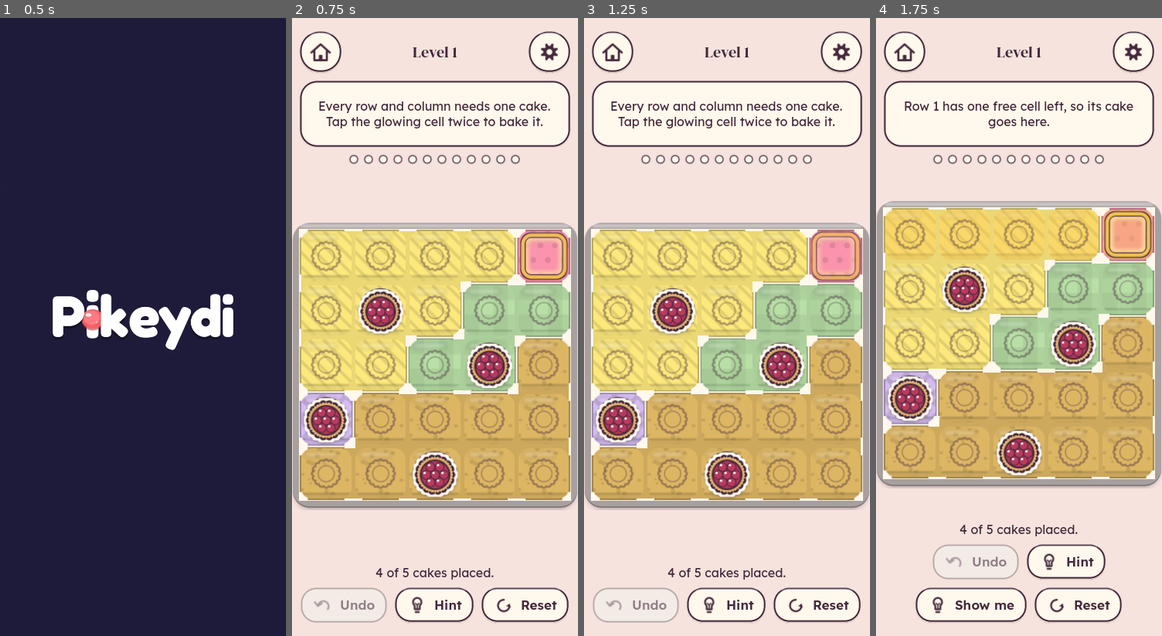
Above: before the commit, frames 1-4 (left to right).
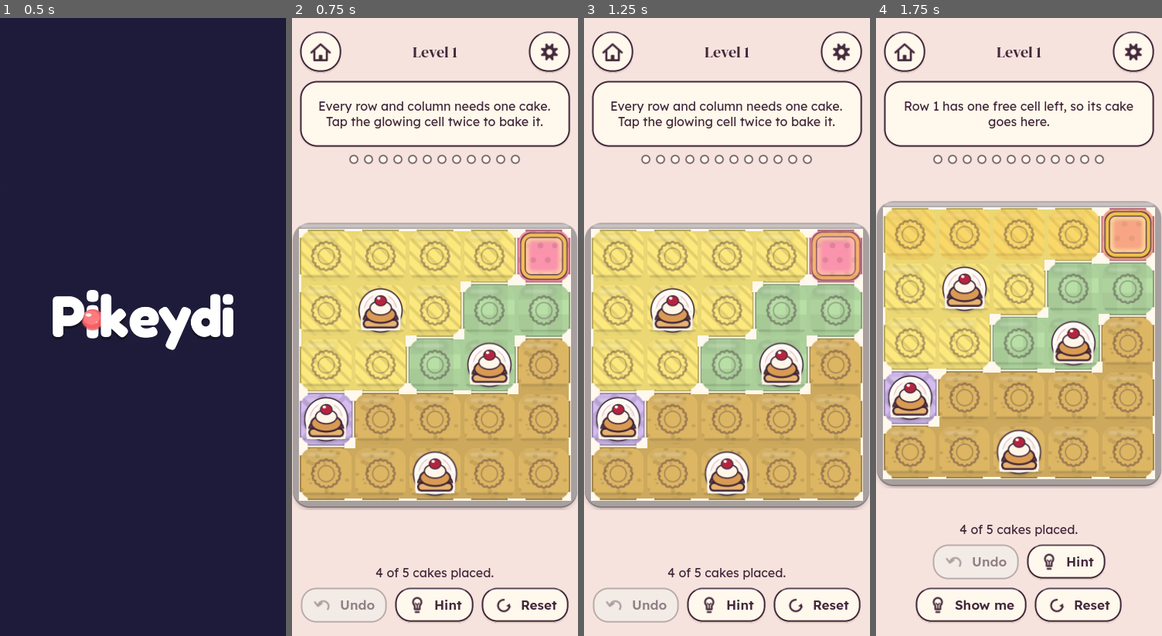
Above: after the commit, the same moments.

Repository: shaharFranses/tea-bakery
Game: Godot game, scene res://scenes/main.tscn
The game is run twice, just before and just after one commit, with the same random seed, the same clock (stepped at 60 frames per second) and the same inputs.
Inputs (mouse positions are in pixels of both pictures, inside the frame that each line leads up to):
- Up to frame 1 (0.5 s): no input
- Up to frame 2 (0.75 s): click (320, 55) at 0.5 s
- Up to frame 3 (1.25 s): no input
- Up to frame 4 (1.75 s): click "Hint" at 1.25 s

Frame 1 is identical in both runs. In frame 2, 3.5% of the frame differs, in the area x 4-78%, y 43-78%; in frame 3, 3.5%; in frame 4, 3.5%.

Commit message:
Spec v1.2: one cake per chapter (its recipe card), chocolate on the daily
- D-03 revised: ch1 scone, ch2 victoria, ch3 lemon, ch4 apricot, ch5 bakewell,
  ch6 berry v2, ch7 custard, ch8 macaron; Bake of the Day chocolate; debug
  boards berry. All 9 B2 sprites already shipped; no new art.
- game/chapters.gd: CAKES / DAILY_CAKE / cake_for(); board_view draws the
  board's piece; main picks it per mode; level map shows each chapter's cake.
- TT-AC-33 updated: tests/test_cake_contrast.gd measures every sprite's pixels
  (cream halo >= 98%, ink outline >= 94%, ink >= 3:1 on all 9 patches).
- spec_assert checks the cake list and that every sprite exists; GUT checks
  code == spec tunables. QA dump gains "piece".
- Art follow-up (non-blocking): ink outline on the victoria strawberry and the
  macaron feet.

Co-Authored-By: Claude Opus 5.5 <noreply@anthropic.com>
Claude-Session: https://claude.ai/code/session_01FBTEVT6gSZh2u4iB2jUcf4

Diff:
--- a/debug/tt_qa_game.gd
+++ b/debug/tt_qa_game.gd
@@ -74,7 +74,7 @@
 	return {"screen": main.screen, "screen_log": main.screen_log, "chapter": main.chapter, "board_no": main.board_no,
 		"givens": main.givens.keys().map(func(i): return [i / main.n, i % main.n]), "card_open": main.card_open, "t_solved_ms": main.t_solved_ms, "t_interactive_ms": main.t_interactive_ms, "interactive": main.interactive,
 		"progress": main.progress.to_dict(), "level": Chapters.level_of(main.board_id()), "last_stars": main.last_stars, "conflicts_board": main.conflicts_board, "total_stars": main.progress.total_stars(), "save_writes": Store.save_writes, "corrupt_backed_up": Store.corrupt_backed_up,
-		"shakes_started": b.shakes_started, "baking": b.bake_t0 >= 0, "steam_cells": b.steam_cells.size(), "texture_id": "berry2",
+		"shakes_started": b.shakes_started, "baking": b.bake_t0 >= 0, "steam_cells": b.steam_cells.size(), "texture_id": "berry2", "piece": b.piece,
 		"targets": main.board.hint_target.keys().map(func(i): return [i / main.n, i % main.n]), "coach": main.puzzle.get("coach", ""),
 		"bubble_text": main.hint_label.text, "dots_on": range(Chapters.BOARDS).filter(func(k): return main.chapter > 0 and main.progress.is_solved("c%d-b%d" % [main.chapter, k + 1])).size(), "board_id": main.board_id(), "mode": main.mode,
 		"intro_done": main.intro_done, "taps": main.taps, "n": main.n, "seed": main.seed_value, "max_size": main.max_size(),
--- a/game/chapters.gd
+++ b/game/chapters.gd
@@ -12,6 +12,14 @@
 const DECOR_FILES := ["decor_1_teapot", "decor_2_cake_stand", "decor_3_gingham", "decor_4_doily_teacups", "decor_5_sweet_peas",
 	"decor_6_bunting", "decor_7_cuckoo_clock", "decor_8_copper_kettle"]
 const BOARDS := 12
+## Cake piece per chapter (SPEC v1.2 §10, D-03 revised): each chapter's board uses the cake of its recipe card.
+## Sprites: res://assets/board/cake_<name>@2x.png. Bake of the Day uses DAILY_CAKE; debug/free boards DEFAULT_CAKE.
+const CAKES := ["scone", "victoria", "lemon", "apricot", "bakewell", "berry", "custard", "macaron"]
+const DAILY_CAKE := "chocolate"
+const DEFAULT_CAKE := "berry"
+
+static func cake_for(ch: int) -> String:
+	return CAKES[ch - 1] if ch >= 1 and ch <= CAKES.size() else DEFAULT_CAKE
 
 ## Global level number (1-based) of chapter ch, board b.
 static func level(ch: int, b: int) -> int:
--- a/scenes/board_view.gd
+++ b/scenes/board_view.gd
@@ -1,10 +1,11 @@
 ## tea-bakery board in Art's B2 look (SPEC v1.0.1 §10; art/HANDOFF_GODOT.md P0 + P1). Colours/geometry: ArtPalette
 ## (ui/theme/art_palette.gd, generated). Only @2x sprites are loaded; mipmaps downscale them (linear+mipmaps filter).
 ## Per-cell draw order (handoff P0): tile -> region seams/rims (code) -> under-layer (overlay_solved / overlay_conflict /
-## overlay_conflict_unit / overlay_hint_unit / given_plate) -> cake (cake_berry, 1.0 x cell, +0.02 down) or mold
+## overlay_conflict_unit / overlay_hint_unit / given_plate) -> cake (cake_<piece>, 1.0 x cell, +0.02 down) or mold
 ## (0.70 x cell; auto-mold = same sprite at 0.5 alpha) -> over-layer (badge_conflict / badge_solved / hint target).
 ## Tray: 9-slice tray_frame (golden tray_frame_solved + SOLVED_TRAY_TINT when solved), grown 10 px (12 bottom).
-## Berry v2 is the only cake wired in v1 (D-03); the other cake_*.png are recipe-card / post-v1 extras.
+## Cake piece per board (SPEC v1.2, D-03 revised): the chapter's cake (game/chapters.gd CAKES), chocolate on the daily,
+## berry v2 on debug boards. Every cake shares the B2 ink outline + cream halo (tests/test_cake_contrast.gd).
 ## Input: left click / tap -> cell_tapped; right-click -> cell_right_clicked (desktop mold toggle, D-12).
 extends Control
 
@@ -21,10 +22,10 @@
 const MOLD_AUTO := Cells.MOLD_AUTO
 const DIR := "res://assets/board/"
 const MOLD_SPRITE := DIR + "mold@2x.png"
-const CAKE_SPRITE := DIR + "cake_berry@2x.png"     # the v1 cake (berry v2)
+const CAKE_PIECES := ["berry", "scone", "victoria", "lemon", "apricot", "bakewell", "custard", "macaron", "chocolate"]
 const AUTO_ALPHA := Pal.AUTO_MOLD_ALPHA            # <= 0.6 x the player mold (TT-AC-22)
 const TRAY_GROW := Vector4(10, 10, 10, 12)         # frame rect = board rect grown l/t/r/b (handoff P1)
-const SPRITES := ["mold", "cake_berry", "steam_puff", "overlay_conflict", "badge_conflict", "overlay_solved", "badge_solved",
+const SPRITES := ["mold", "steam_puff", "overlay_conflict", "badge_conflict", "overlay_solved", "badge_solved",
 	"given_plate", "overlay_hint_unit", "overlay_hint_target", "overlay_conflict_unit"]
 
 var n := 5
@@ -37,6 +38,7 @@
 var hint_unit := {}                # cell index -> true (hint hook, wired in the thin slice)
 var hint_target := {}              # cell index -> true
 var won := false
+var piece := "berry"              # cake sprite name for this board (cake_<piece>@2x.png)
 var tex := {}                      # sprite name -> Texture2D (@2x)
 var tiles: Array[Texture2D] = []
 var tray_box: StyleBox
@@ -94,6 +96,7 @@
 
 func _ready() -> void:
 	for s in SPRITES: tex[s] = load(DIR + s + "@2x.png")
+	for c in CAKE_PIECES: tex["cake_" + c] = load(DIR + "cake_" + c + "@2x.png")
 	tiles.clear()
 	for i in Pal.REGION_NAMES.size(): tiles.append(load(DIR + "tile_%d_%s@2x.png" % [i, Pal.REGION_NAMES[i]]))
 	tray_box = Slice.make(DIR + "tray_frame@2x.png", Vector4(32, 32, 32, 32), Vector4.ZERO)
@@ -105,8 +108,9 @@
 		hint_phase = fmod(hint_phase + dt / 0.9, 1.0); busy = true
 	if busy: queue_redraw()
 
-func setup(size: int, reg: PackedInt32Array, given_cells: Array = []) -> void:
+func setup(size: int, reg: PackedInt32Array, given_cells: Array = [], cake := "berry") -> void:
 	n = size; regions = reg
+	piece = cake if cake in CAKE_PIECES else "berry"
 	cells = PackedInt32Array(); cells.resize(n * n); cells.fill(EMPTY)
 	auto = {}; conflict_cells = {}; conflict_units = {}; hint_unit = {}; hint_target = {}; won = false
 	anim = {}; stop_bake()
@@ -225,11 +229,11 @@
 		if st == MOLD: _sprite("mold", _centred(ctr, mold_side(cs) * sc), al)
 		elif st == MOLD_AUTO: _sprite("mold", _centred(ctr, mold_side(cs) * sc), AUTO_ALPHA * al)
 		elif st == EMPTY and not ak.is_empty() and ak[0] == "cake_out":
-			_sprite("cake_berry", _centred(ctr + Vector2(0, cs * 0.02), cake_side(cs) * (1.0 - ak[1])))
+			_sprite("cake_" + piece, _centred(ctr + Vector2(0, cs * 0.02), cake_side(cs) * (1.0 - ak[1])))
 		elif st == CAKE:
 			var golden := won and bake_t0 >= 0 and now_ms() - bake_t0 >= _reading_rank(i) * 40
 			var mod := Color(1.0, 0.86, 0.6) if golden or (won and bake_t0 < 0) else Color.WHITE
-			var t2: Texture2D = tex.get("cake_berry")
+			var t2: Texture2D = tex.get("cake_" + piece)
 			if t2: draw_texture_rect(t2, _centred(ctr + Vector2(0, cs * 0.02), cake_side(cs) * sc), false, mod)
 			if bad: _sprite("badge_conflict", t)
 			elif won: _sprite("badge_solved", t)
--- a/scenes/main.gd
+++ b/scenes/main.gd
@@ -449,8 +449,13 @@
 	mpad.add_theme_constant_override("margin_right", 14)   # keep the right column clear of the scrollbar
 	map_scroll.add_child(mpad); mpad.add_child(map_box)
 	for ch in range(1, Chapters.count_available() + 1):
+		var hh := HBoxContainer.new(); hh.name = "MapHead%d" % ch; hh.alignment = BoxContainer.ALIGNMENT_CENTER
+		hh.add_theme_constant_override("separation", 6); map_box.add_child(hh)
+		var ci := TextureRect.new(); ci.name = "MapCake%d" % ch; ci.custom_minimum_size = Vector2(32, 32)   # the chapter's cake
+		ci.expand_mode = TextureRect.EXPAND_IGNORE_SIZE; ci.stretch_mode = TextureRect.STRETCH_KEEP_ASPECT_CENTERED
+		ci.texture = load("res://assets/board/cake_%s@2x.png" % Chapters.cake_for(ch)); hh.add_child(ci)
 		var hl := _body("", "MapCh%d" % ch); hl.theme_type_variation = "TitleLabel"; hl.add_theme_font_size_override("font_size", 18)
-		map_box.add_child(hl)
+		hl.size_flags_horizontal = Control.SIZE_EXPAND_FILL; hl.horizontal_alignment = HORIZONTAL_ALIGNMENT_LEFT; hh.add_child(hl)
 		var grid := GridContainer.new(); grid.name = "MapGrid%d" % ch; grid.columns = 4
 		grid.add_theme_constant_override("h_separation", 8); grid.add_theme_constant_override("v_separation", 8)
 		grid.size_flags_horizontal = Control.SIZE_SHRINK_CENTER; map_box.add_child(grid)
@@ -652,7 +657,7 @@
 	puzzle = p
 	givens = {}
 	for g in p.get("givens", []): givens[g.x * n + g.y] = true
-	board.setup(n, puzzle.regions, p.get("givens", []))
+	board.setup(n, puzzle.regions, p.get("givens", []), board_cake())
 	for i in givens: board.cells[i] = Cells.CAKE
 	moves = 0; won = false; history.clear(); undo_count = 0; active_ms = 0.0
 	hints_used_board = 0; conflicts_board = 0; idle_s = 0.0
@@ -1122,7 +1127,7 @@
 			num.add_theme_color_override("font_color", Pal.CLOTTED_CREAM if id == nxt else Pal.EARL_GREY_INK)
 			var sr = bb.find_child("Stars", true, false)
 			sr.filled = st; sr.visible = st > 0
-		(map_box.get_node("MapCh%d" % ch) as Label).text = "Chapter %d · %s · %d/%d stars" % [ch, Chapters.RECIPES[ch - 1], got, Chapters.BOARDS * 3]
+		(map_box.get_node("MapHead%d/MapCh%d" % [ch, ch]) as Label).text = "Chapter %d · %s · %d/%d stars" % [ch, Chapters.RECIPES[ch - 1], got, Chapters.BOARDS * 3]
 	map_total.text = "%d/%d" % [progress.total_stars(), Progress.max_stars()]
 	set_screen("level_map")
 	_scroll_map_to.call_deferred(nxt)
@@ -1130,7 +1135,7 @@
 func _scroll_map_to(id: String) -> void:
 	if id == "" or not map_buttons.has(id): return
 	await get_tree().process_frame
-	var head: Control = map_box.get_node("MapCh%d" % Chapters.parse_id(id)[0])   # chapter heading of the next level
+	var head: Control = map_box.get_node("MapHead%d" % Chapters.parse_id(id)[0])   # chapter heading of the next level
 	map_scroll.scroll_vertical = int(maxf(0.0, head.get_global_rect().position.y - map_box.get_global_rect().position.y - 8.0))
 
 ## Level map tap: replay a solved level, play the next one; locked levels do nothing.
@@ -1369,6 +1374,11 @@
 func retry_today_daily() -> Dictionary:
 	return complete_daily(Clock.local_date())
 
+## Cake piece for the current board (SPEC v1.2): chapter cake, chocolate on the daily, berry on debug boards.
+func board_cake() -> String:
+	if mode == "daily": return Chapters.DAILY_CAKE
+	return Chapters.cake_for(chapter) if chapter > 0 else Chapters.DEFAULT_CAKE
+
 func board_id() -> String:
 	if mode == "daily": return "d-" + (daily.open_date if daily.open_date != "" else "done")
 	if chapter > 0: return "c%d-b%d" % [chapter, board_no]
--- a/tests/test_art_integration.gd
+++ b/tests/test_art_integration.gd
@@ -12,13 +12,18 @@
 	assert_eq(BoardView.AUTO_ALPHA, 0.5, "auto-mold = same sprite at 0.5 alpha")
 	assert_true(BoardView.AUTO_ALPHA <= 0.6, "TT-AC-22")
 
-func test_only_berry_cake_and_2x_sprites() -> void:
-	assert_eq(BoardView.CAKE_SPRITE, "res://assets/board/cake_berry@2x.png")
+## SPEC v1.2 (D-03 revised): one cake per chapter (its recipe), chocolate on the daily, berry v2 on debug boards.
+func test_cake_pieces_and_2x_sprites() -> void:
+	const Chapters = preload("res://game/chapters.gd")
+	assert_eq(Chapters.CAKES, ["scone", "victoria", "lemon", "apricot", "bakewell", "berry", "custard", "macaron"])
+	assert_eq(Chapters.DAILY_CAKE, "chocolate"); assert_eq(Chapters.DEFAULT_CAKE, "berry")
+	assert_eq(Chapters.cake_for(1), "scone"); assert_eq(Chapters.cake_for(8), "macaron"); assert_eq(Chapters.cake_for(0), "berry")
+	for c in Chapters.CAKES + [Chapters.DAILY_CAKE]: assert_true(c in BoardView.CAKE_PIECES, c)
 	assert_eq(BoardView.MOLD_SPRITE, "res://assets/board/mold@2x.png")
-	var src := FileAccess.get_file_as_string("res://scenes/board_view.gd")
-	for c in ["lemon", "victoria", "scone", "bakewell", "chocolate", "macaron", "custard", "apricot"]:
-		assert_false(src.contains("cake_" + c), "extra cake %s not wired in v1" % c)
 	var bv = BoardView.new(); add_child_autofree(bv)
+	for c in BoardView.CAKE_PIECES: assert_true(bv.tex["cake_" + c].resource_path.ends_with("cake_%s@2x.png" % c))
+	bv.setup(5, PackedInt32Array(), [], "lemon"); assert_eq(bv.piece, "lemon")
+	bv.setup(5, PackedInt32Array(), [], "nope"); assert_eq(bv.piece, "berry", "unknown piece falls back to berry")
 	for k in bv.tex: assert_not_null(bv.tex[k], k)
 	assert_eq(bv.tiles.size(), 9)
 	for i in 9: assert_true(bv.tiles[i].resource_path.ends_with("tile_%d_%s@2x.png" % [i, Pal.REGION_NAMES[i]]))
--- /dev/null
+++ b/tests/test_cake_contrast.gd
@@ -0,0 +1,67 @@
+## SPEC v1.2 §10 / TT-AC-33 (cake part): every shipped cake sprite (one per chapter + the daily cake) keeps the B2
+## readability rules on all 9 dough patches, measured on the @2x source pixels along 360 rays from the sprite centre:
+##  (a) cream halo silhouette: on >= 98% of rays a cream pixel (#FFF8EC +-40) lies 2-6 px inside the outermost opaque
+##      pixel (the light rim that separates the cake from any patch);
+##  (b) ink outline: on >= 94% of rays an ink pixel (#43283A +-60) lies within 32 px inside the outer edge (measured
+##      2026-11-03: berry 0.99, scone/bakewell 1.00, lemon/apricot/chocolate 0.99, custard 0.99, victoria 0.95 and
+##      macaron 0.95; the misses are the un-outlined strawberry on the victoria slice and the macaron feet, Art
+##      follow-up in SPEC v1.2 post-lock notes);
+##  (c) ink vs every patch fill >= 3:1 (WCAG contrast).
+extends GutTest
+const Chapters = preload("res://game/chapters.gd")
+const Pal = preload("res://ui/theme/art_palette.gd")
+
+const INK := Color("43283A")
+const CREAM := Color("FFF8EC")
+
+func _lum(c: Color) -> float:
+	var f := func(v: float) -> float: return v / 12.92 if v <= 0.03928 else pow((v + 0.055) / 1.055, 2.4)
+	return 0.2126 * f.call(c.r) + 0.7152 * f.call(c.g) + 0.0722 * f.call(c.b)
+
+func _contrast(a: Color, b: Color) -> float:
+	var la := _lum(a); var lb := _lum(b)
+	return (maxf(la, lb) + 0.05) / (minf(la, lb) + 0.05)
+
+func _dist(a: Color, b: Color) -> float:
+	return Vector3(a.r - b.r, a.g - b.g, a.b - b.b).length() * 255.0
+
+func _image(name: String) -> Image:
+	return Image.load_from_file(ProjectSettings.globalize_path("res://assets/board/cake_%s@2x.png" % name))
+
+## [ink coverage, halo coverage] over 360 rays.
+func _ring_coverage(img: Image) -> Array:
+	var w := img.get_width(); var h := img.get_height()
+	var ctr := Vector2(img.get_used_rect().get_center())
+	var ink_hits := 0; var halo_hits := 0
+	for k in 360:
+		var d := Vector2.from_angle(deg_to_rad(k))
+		var edge := -1.0
+		var t := 0.0
+		while true:
+			var p := ctr + d * t
+			if p.x < 0 or p.y < 0 or p.x >= w or p.y >= h: break
+			if img.get_pixelv(Vector2i(p)).a > 0.5: edge = t
+			t += 0.5
+		if edge < 0: continue
+		for s in [2.0, 3.0, 4.0, 5.0, 6.0]:
+			var c := img.get_pixelv(Vector2i(ctr + d * (edge - s)))
+			if c.a > 0.8 and _dist(c, CREAM) < 40.0: halo_hits += 1; break
+		var s := 0.0
+		while s <= 32.0 and edge - s >= 0.0:
+			var c := img.get_pixelv(Vector2i(ctr + d * (edge - s)))
+			if c.a > 0.8 and _dist(c, INK) < 60.0: ink_hits += 1; break
+			s += 0.5
+	return [ink_hits / 360.0, halo_hits / 360.0]
+
+func test_every_shipped_cake_is_readable_on_every_patch():
+	var names: Array = Chapters.CAKES.duplicate(); names.append(Chapters.DAILY_CAKE)
+	for nm in names:
+		var img := _image(nm)
+		assert_not_null(img, nm)
+		if img == null: continue
+		assert_eq(img.get_size(), Vector2i(256, 256), "%s @2x is 256 px" % nm)
+		var cov := _ring_coverage(img)
+		assert_gte(cov[0], 0.94, "%s ink outline coverage %.3f" % [nm, cov[0]])
+		assert_gte(cov[1], 0.98, "%s cream halo coverage %.3f" % [nm, cov[1]])
+	for i in Pal.REGION_COLORS.size():
+		assert_gte(_contrast(INK, Pal.REGION_COLORS[i]), 3.0, "ink on %s" % Pal.REGION_NAMES[i])
--- a/tests/test_chapters.gd
+++ b/tests/test_chapters.gd
@@ -108,3 +108,9 @@
 	assert_eq(Chapters.RECIPES.size(), 8); assert_eq(Chapters.DECOR.size(), 8)
 	for f in Chapters.DECOR_FILES: assert_true(ResourceLoader.exists("res://assets/decor/%s@2x.png" % f), f)
 	for i in 8: assert_true(ResourceLoader.exists("res://assets/recipes/recipe_%d@2x.png" % (i + 1)))
+
+## SPEC v1.2 §10: the code's cake list == the spec tunables (one cake per chapter, chocolate daily, berry debug).
+func test_cakes_match_spec_tunables() -> void:
+	var ck: Dictionary = _tunables().cakes
+	assert_eq(Chapters.CAKES, ck.by_chapter)
+	assert_eq(Chapters.DAILY_CAKE, ck.daily); assert_eq(Chapters.DEFAULT_CAKE, ck.debug)
--- a/tests/test_stars.gd
+++ b/tests/test_stars.gd
@@ -83,3 +83,14 @@
 	var m = await _main("c2-b2")
 	assert_eq(m.label.text, "Level 14")
 	assert_eq(m.dots.get_child_count(), 12)
+
+## SPEC v1.2: the board draws the chapter's cake; the daily uses chocolate.
+func test_board_cake_per_chapter_and_daily():
+	var m = await _main("c2-b2")
+	assert_eq(m.board.piece, "victoria")
+	m.open_board("c1-b1"); await wait_frames(1)
+	assert_eq(m.board.piece, "scone")
+	assert_true(m.open_daily("2026-11-05")); await wait_frames(1)
+	assert_eq(m.board.piece, "chocolate")
+	m.show_level_map()
+	assert_eq(m.map_box.get_node("MapHead6/MapCake6").texture.resource_path, "res://assets/board/cake_berry@2x.png")
Not shown, changed: spec/SPEC.md
